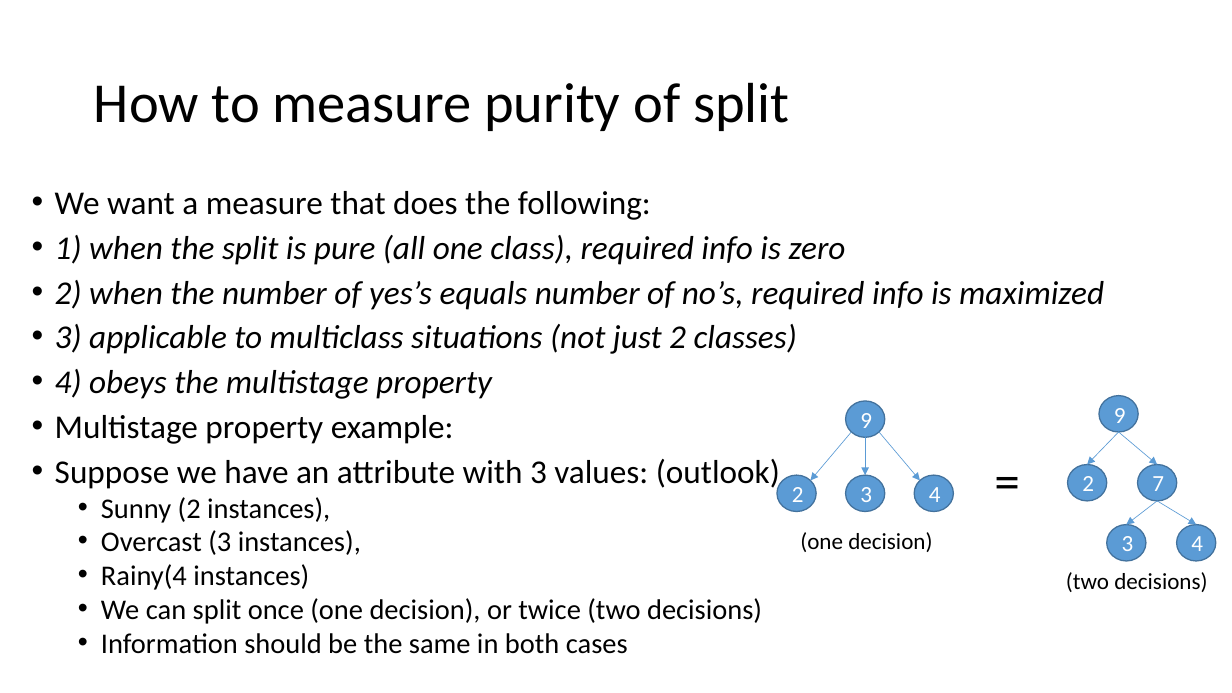
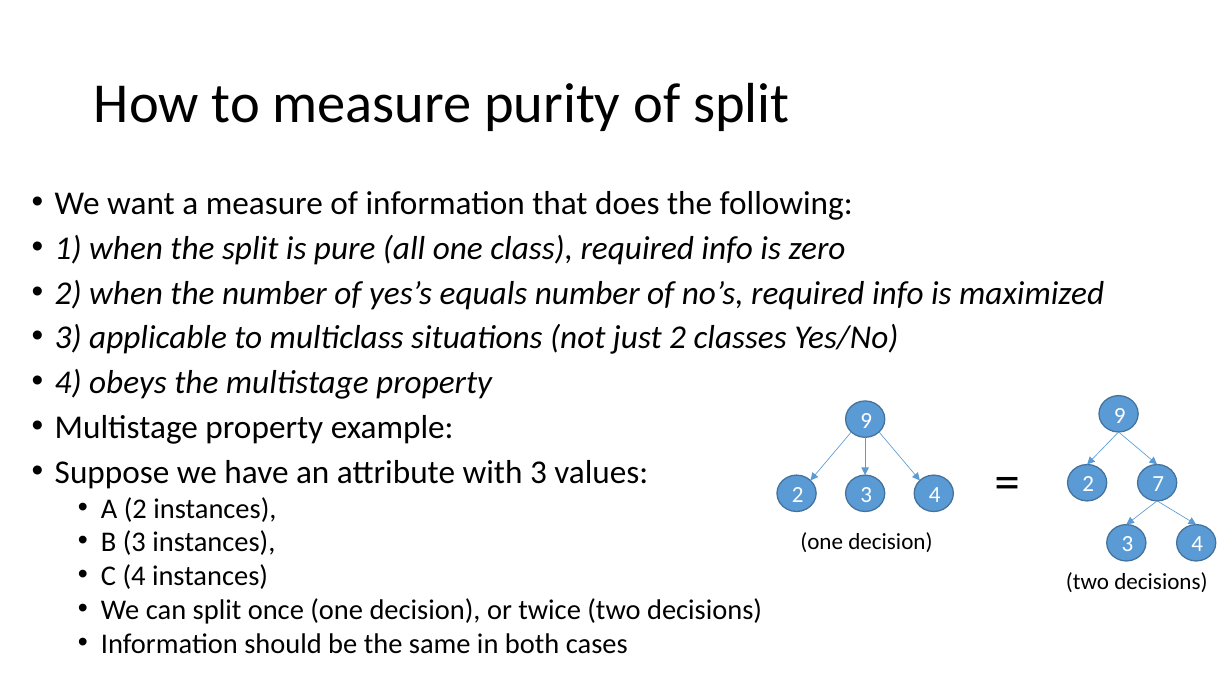
Before and after one commit to russellu/cs405, a slide deck: slide 5 of Lecture_05.pptx (slide 4 before the commit). Drawn at 1232x693 pixels with LibreOffice and Linux fonts; fonts in the diff are those of the drawing. Boxes give left, top, right and bottom in pixels: in the first picture for what was removed or moved away, otherwise in the second. Text is boxed around its words. In the diff, an @@ line names an element or a change of style, - is before the commit and + after.

Commit message:
Add

```diff
--- a/Lecture_05.pptx
+++ b/Lecture_05.pptx
@@ text at (55,191,853,220): text changed @@
-• We want a measure that does the following:
+• We want a measure of information that does the following:
@@ text at (55,324,898,354): text changed @@
-• 3) applicable to multiclass situations (not just 2 classes)
+• 3) applicable to multiclass situations (not just 2 classes Yes/No)
@@ text at (55,460,648,589): text changed @@
-• Suppose we have an attribute with 3 values: (outlook)
-  • Sunny (2 instances),
-  • Overcast (3 instances),
-  • Rainy(4 instances)
+• Suppose we have an attribute with 3 values:
+  • A (2 instances),
+  • B (3 instances),
+  • C (4 instances)
```
Also in this commit, not shown: 5 other slides changed, 2 slides added.
